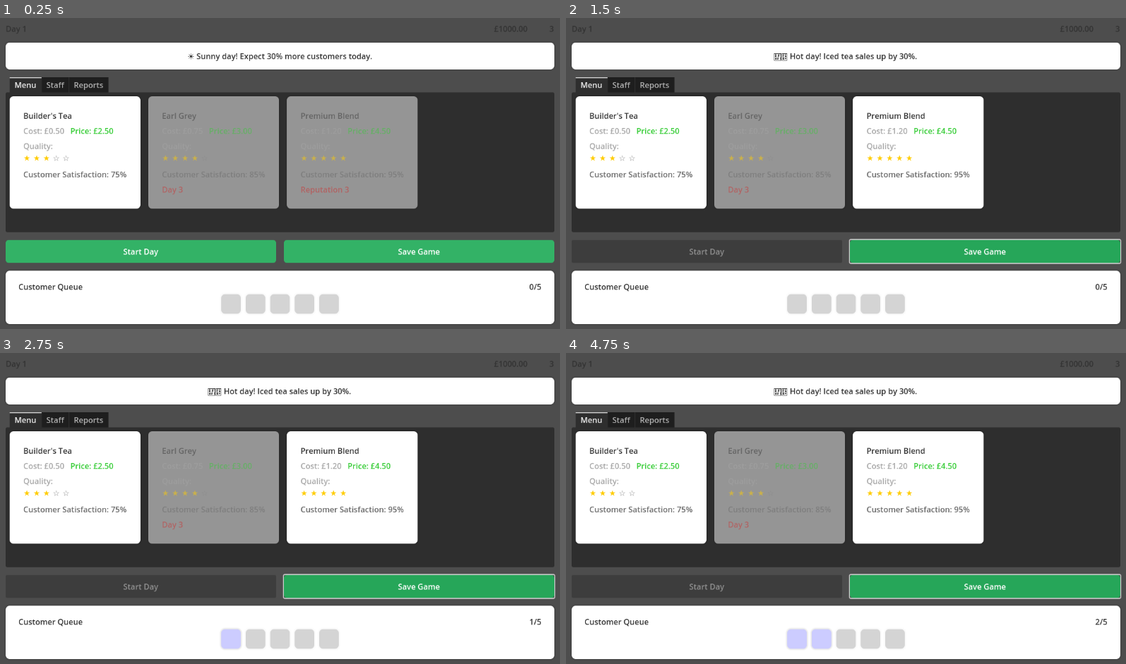
Above: before the commit, frames 1-4 (two rows, left to right).
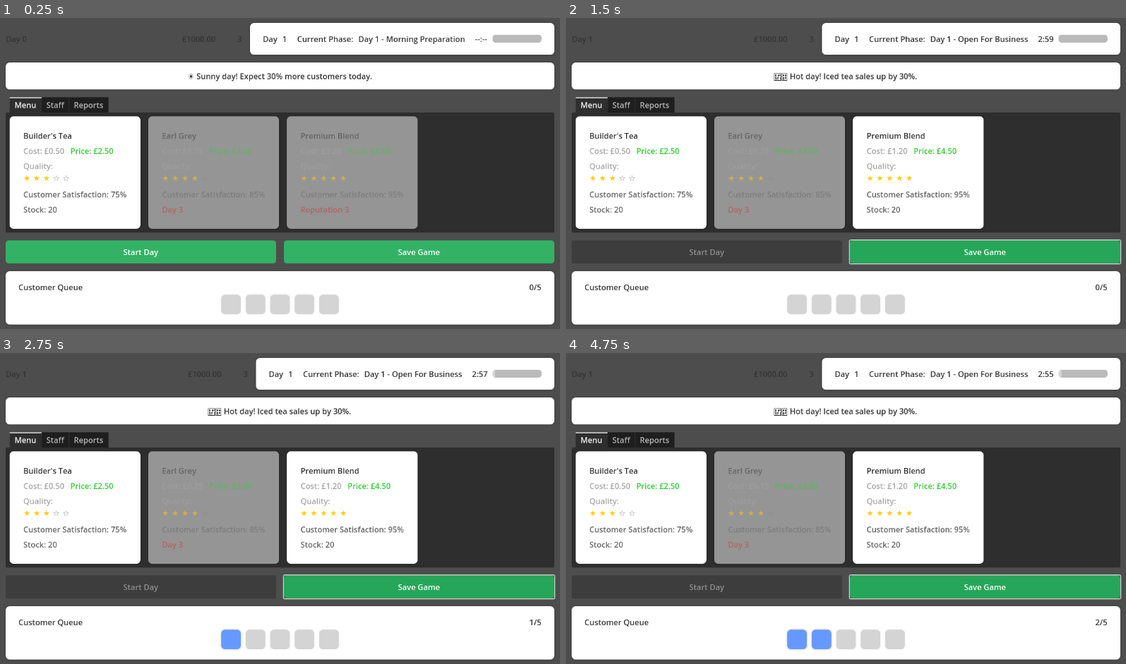
Above: after the commit, the same moments.

Repository: PhilWilky/game_TeaTycoon
Game: Godot game, scene res://scenes/TeaShop.tscn
The game is run twice, just before and just after one commit, with the same random seed, the same clock (stepped at 60 frames per second) and the same inputs.
Inputs:
- Up to frame 1 (0.25 s): no input
- Up to frame 2 (1.5 s): click "Start Day" at 0.5 s; click "Save Game" at 1.25 s
- Up to frame 3 (2.75 s): no input
- Up to frame 4 (4.75 s): no input

The runs differ from the first frame. In frame 1, 28% of the frame differs, in the area x 1-99%, y 1-99%; in frame 2, 29%; in frame 3, 29%; in frame 4, 30%, in the area x 1-100%, y 1-99%.

Commit message:
feat: Complete UI feedback and game state visualization
- Phase Panel:
  - Add day/phase progress tracking with progress bar
  - Show remaining time during business hours
  - Display current phase (Morning/Business/Evening)
  - Fix initial day numbering

- Money & Reputation:
  - Real-time money updates with currency formatting
  - Reputation level display and updates
  - Visual feedback on changes

- Customer Queue:
  - Implement live queue visualization
  - Add customer slot animations
  - Show current/max queue count
  - Clear visual feedback for full queue

- Tea Cards:
  - Add real-time stock level updates
  - Implement unlocking mechanics
  - Show quality stars and satisfaction
  - Proper locked/unlocked state visuals

Technical:
- Fix GamePhase enum usage
- Improve phase transition logic
- Add proper signal connections
- Fix display text formatting
- Add proper cleanup on phase changes

Diff:
--- a/scripts/events.gd
+++ b/scripts/events.gd
@@ -29,7 +29,6 @@
 signal preparation_phase_completed
 signal show_notification(title: String, message: String, type: String)
 signal stats_updated(stats_data: Dictionary)
-
 # Weather signals
 signal weather_changed(new_weather: String, modifiers: Dictionary)
 
--- a/scripts/game_state.gd
+++ b/scripts/game_state.gd
@@ -24,7 +24,7 @@
 		return
 
 	is_initialized = true
-	current_day = 1
+	current_day = 0
 	money = 1000.0
 	reputation = 3
 	current_weather = "sunny"
--- a/scripts/tea_card.gd
+++ b/scripts/tea_card.gd
@@ -44,3 +44,20 @@
 
 	# Update visual state
 	modulate = Color(1, 1, 1, 1.0 if tea_data.unlocked else 0.5)
+
+	# Clean up any existing stock labels by their name
+	var existing_labels = []
+	for child in $MarginContainer/VBoxContainer.get_children():
+		if child.name.begins_with("StockLabel"):
+			existing_labels.append(child)
+
+	for label in existing_labels:
+		label.queue_free()
+
+	# Add new stock display
+	if tea_data.has("current_stock"):
+		var stock_label = Label.new()
+		stock_label.name = "StockLabel_" + str(tea_data.current_stock)  # Unique name
+		stock_label.text = "Stock: %d" % tea_data.current_stock
+		stock_label.add_theme_color_override("font_color", Color(0.4, 0.4, 0.4, 1))
+		$MarginContainer/VBoxContainer.add_child(stock_label)
--- a/scripts/tea_shop.gd
+++ b/scripts/tea_shop.gd
@@ -8,6 +8,8 @@
 @onready var save_button = $MarginContainer/MainLayout/ActionButtons/SaveButton
 @onready var money_label = $MarginContainer/MainLayout/TopBar/MoneyContainer/MoneyLabel
 @onready var reputation_label = $MarginContainer/MainLayout/TopBar/ReputationContainer/ReputationLabel
+@onready var phase_panel_scene = preload("res://scenes/phase_panel.tscn")
+@onready var phase_panel = null
 
 # Systems
 var inventory_system: InventorySystem
@@ -18,6 +20,14 @@
 const DAY_DURATION = 180.0  # 3 minutes in seconds
 const MIN_CUSTOMERS_PER_DAY = 15
 const MAX_CUSTOMERS_PER_DAY = 30
+const PhasePanel = preload("res://scenes/phase_panel.tscn")
+
+# Game Phases
+enum GamePhase {
+	MORNING_PREP,
+	DAY_OPERATION,
+	EVENING_REVIEW
+}
 
 # Weather modifiers
 const WEATHER_MODIFIERS = {
@@ -80,6 +90,7 @@
 	_connect_signals()
 
 	# Initial setup
+	_setup_phase_panel()
 	_setup_initial_tea_cards()
 	_setup_customer_queue()
 	_update_weather_display()
@@ -88,6 +99,15 @@
 	# Initialize stats
 	daily_stats = _init_daily_stats()
 
+func _setup_phase_panel() -> void:
+	phase_panel = phase_panel_scene.instantiate()
+	# Add it right after the DayContainer in the TopBar
+	var top_bar = $MarginContainer/MainLayout/TopBar
+	top_bar.add_child(phase_panel)
+	# Start at day 1
+	phase_panel.set_day(1)  # Changed from GameState.current_day
+	phase_panel.set_phase(GamePhase.MORNING_PREP)
+
 func _init_systems() -> void:
 	inventory_system = InventorySystem.new()
 	customer_demand = CustomerDemand.new()
@@ -98,10 +118,21 @@
 		GameState.initialize()
 
 func _connect_signals() -> void:
+	# Existing connections
 	if start_day_button:
 		start_day_button.pressed.connect(_on_start_day)
 	if save_button:
 		save_button.pressed.connect(_on_save_game)
+
+	# Add these connections
+	GameState.money_changed.connect(_on_money_changed)
+	GameState.reputation_changed.connect(_on_reputation_changed)
+	Events.tea_unlocked.connect(_on_tea_unlocked)
+
+	# Connect to inventory system
+	if inventory_system:
+		inventory_system.stock_changed.connect(_on_stock_changed)
+		inventory_system.stock_depleted.connect(_on_stock_depleted)
 
 	# Connect to Events autoload
 	Events.customer_entered.connect(_on_customer_entered)
@@ -308,10 +339,13 @@
 	if customer_queue_instance:
 		customer_queue_instance.clear_queue()
 
-
 func _on_start_day() -> void:
 	if is_day_running:
 		return
+
+	# Update game state
+	GameState.current_day += 1
+	GameState.update_weather()
 
 	is_day_running = true
 	day_timer = 0.0
@@ -322,17 +356,19 @@
 	inventory_system.reset_daily_costs()
 	daily_stats = _init_daily_stats()
 
-	# Update game state
-	GameState.current_day += 1
-	GameState.update_weather()
-
 	# Update UI
 	_update_weather_display()
+	_update_ui()
+
+	# Set phase to DAY_OPERATION
+	phase_panel.set_phase(GamePhase.DAY_OPERATION)
+
 	if start_day_button:
 		start_day_button.disabled = true
 
 	# Check for unlocks
 	_check_unlocks()
+
 
 func _check_unlocks() -> void:
 	if GameState.current_day >= 3:  # Unlock Earl Grey
@@ -387,6 +423,11 @@
 	if reputation_label:
 		reputation_label.text = str(GameState.reputation)
 
+			# Add day label update
+	var day_label = $MarginContainer/MainLayout/TopBar/DayContainer/DayLabel
+	if day_label:
+		day_label.text = "Day %d" % GameState.current_day
+
 func _on_save_game() -> void:
 	print("Save game functionality to be implemented")
 
@@ -404,14 +445,30 @@
 	print("Customer missed, reason: ", reason)
 
 func _on_stock_changed(tea_name: String, amount: int) -> void:
-	print("Stock changed for %s: %d" % [tea_name, amount])
+	# Update the tea card display
+	if tea_grid:
+		for tea_card in tea_grid.get_children():
+			if tea_card.tea_data.name == tea_name:
+				var updated_data = tea_card.tea_data.duplicate()
+				updated_data["current_stock"] = amount
+				tea_card.setup(updated_data)
 
 func _on_stock_depleted(tea_name: String) -> void:
 	print("WARNING: %s stock depleted!" % tea_name)
 
 func _on_money_changed(new_amount: float) -> void:
-	_update_ui()
+	if money_label:
+		money_label.text = "£%.2f" % new_amount
 
 func _on_reputation_changed(new_value: int) -> void:
 	_update_ui()
 	_check_unlocks()
+
+func _on_tea_unlocked(tea_name: String) -> void:
+	print("Tea unlocked: ", tea_name)
+	# Refresh the tea card display
+	for tea_card in tea_grid.get_children():
+		if tea_card.tea_data.name == tea_name:
+			var updated_data = tea_card.tea_data.duplicate()
+			updated_data.unlocked = true
+			tea_card.setup(updated_data)
--- a/scripts/ui/customer_queue.gd
+++ b/scripts/ui/customer_queue.gd
@@ -1,10 +1,12 @@
-# customer_queue.gd
 extends PanelContainer
 
 @onready var queue_display = $MarginContainer/VBoxContainer/QueueDisplay
 @onready var queue_count = $MarginContainer/VBoxContainer/Header/QueueCount
 
 const MAX_QUEUE_SIZE = 5
+const EMPTY_COLOR = Color(0.5, 0.5, 0.5, 0.3)  # Light gray, mostly transparent
+const OCCUPIED_COLOR = Color(0.4, 0.6, 1.0, 1.0)  # Bright blue, fully opaque
+
 var current_queue = []
 var empty_slots = []
 
@@ -24,7 +26,7 @@
 		var slot = PanelContainer.new()
 		slot.custom_minimum_size = Vector2(40, 40)
 		slot.add_theme_stylebox_override("panel", get_theme_stylebox("panel"))
-		slot.modulate = Color(0.5, 0.5, 0.5, 0.3)  # Make empty slots semi-transparent
+		slot.modulate = EMPTY_COLOR  # Start with empty color
 		queue_display.add_child(slot)
 		empty_slots.append(slot)
 
@@ -39,9 +41,10 @@
 
 		if empty_slots[i].modulate.a < 1.0:  # Check if slot is empty
 			var customer_slot = empty_slots[i]
-			customer_slot.modulate = Color(0.8, 0.8, 1.0, 1.0)  # Make slot visible
+			customer_slot.modulate = OCCUPIED_COLOR  # Make slot bright blue
 			current_queue.append(customer_slot)
 			update_display()
+			print("Customer added to slot: ", i)
 			return true
 
 	return false
@@ -49,17 +52,19 @@
 func remove_customer() -> void:
 	if current_queue.size() > 0:
 		var customer_slot = current_queue.pop_front()
-		customer_slot.modulate = Color(0.5, 0.5, 0.5, 0.3)  # Make slot empty again
+		customer_slot.modulate = EMPTY_COLOR  # Make slot gray and transparent
 		update_display()
+		print("Customer removed, queue size: ", current_queue.size())
 
 func update_display() -> void:
 	queue_count.text = "%d/%d" % [current_queue.size(), MAX_QUEUE_SIZE]
 
 func clear_queue() -> void:
 	for slot in empty_slots:
-		slot.modulate = Color(0.5, 0.5, 0.5, 0.3)
+		slot.modulate = EMPTY_COLOR
 	current_queue.clear()
 	update_display()
+	print("Queue cleared")
 
 func get_queue_size() -> int:
 	return current_queue.size()
--- a/scripts/ui/phase_panel.gd
+++ b/scripts/ui/phase_panel.gd
@@ -1,4 +1,3 @@
-# res://scripts/ui/phase_panel.gd
 extends PanelContainer
 
 @onready var day_number = $MarginContainer/HBoxContainer/DayInfo/DayNumber
@@ -6,29 +5,85 @@
 @onready var time_left = $MarginContainer/HBoxContainer/TimeInfo/TimeLeft
 @onready var progress_bar = $MarginContainer/HBoxContainer/TimeInfo/ProgressBar
 
-var current_phase = "Morning Preparation"
+enum GamePhase {
+	MORNING_PREP,
+	DAY_OPERATION,
+	EVENING_REVIEW
+}
+
+var current_phase = GamePhase.MORNING_PREP
 var phase_time = 180.0  # 3 minutes per phase
 var time_elapsed = 0.0
 
 func _ready():
+	Events.day_started.connect(_on_day_started)
+	Events.day_ended.connect(_on_day_ended)
 	update_display()
 
-func set_day(number: int):
-	day_number.text = str(number)
-
-func set_phase(phase: String):
-	current_phase = phase
-	phase_name.text = phase
-	time_elapsed = 0.0
-	progress_bar.value = 0
-
 func _process(delta):
-	if current_phase != "Evening Review":  # Don't count time during review
+	if current_phase == GamePhase.DAY_OPERATION:
 		time_elapsed = min(time_elapsed + delta, phase_time)
 		var time_remaining = phase_time - time_elapsed
 		time_left.text = "%d:%02d" % [time_remaining / 60, int(time_remaining) % 60]
 		progress_bar.value = (time_elapsed / phase_time) * 100
 
-func update_display():
-	phase_name.text = current_phase
-	progress_bar.value = (time_elapsed / phase_time) * 100
+func set_day(number: int):
+	day_number.text = str(number)
+	update_display()  # Make sure UI updates when day changes
+
+func set_phase(new_phase: GamePhase):
+	current_phase = new_phase
+
+	match current_phase:
+		GamePhase.MORNING_PREP:
+			phase_name.text = "Morning Preparation"
+			time_left.text = "--:--"
+			progress_bar.value = 0
+		GamePhase.DAY_OPERATION:
+			phase_name.text = "Open For Business"
+			time_elapsed = 0.0
+			progress_bar.value = 0
+		GamePhase.EVENING_REVIEW:
+			phase_name.text = "Evening Review"
+			time_left.text = "--:--"
+			progress_bar.value = 100
+
+	update_display()
+
+func _on_day_started(day: int):
+	set_day(day)
+	set_phase(GamePhase.DAY_OPERATION)
+	time_elapsed = 0.0
+
+func _on_day_ended(_day: int, _stats: Dictionary):
+	set_phase(GamePhase.EVENING_REVIEW)
+
+# In phase_panel.gd
+func update_display() -> void:
+	var phase_text: String
+	match current_phase:
+		GamePhase.MORNING_PREP:
+			phase_text = "Morning Preparation"
+		GamePhase.DAY_OPERATION:
+			phase_text = "Open For Business"
+		GamePhase.EVENING_REVIEW:
+			phase_text = "Evening Review"
+		_:
+			phase_text = "Unknown"
+
+	# Simpler display format
+	phase_name.text = "Day %s - %s" % [day_number.text, phase_text]
+
+	# Update progress bar based on phase
+	match current_phase:
+		GamePhase.MORNING_PREP:
+			time_left.text = "--:--"
+			progress_bar.value = 0
+		GamePhase.DAY_OPERATION:
+			if time_elapsed < phase_time:
+				var time_remaining = phase_time - time_elapsed
+				time_left.text = "%d:%02d" % [time_remaining / 60, int(time_remaining) % 60]
+				progress_bar.value = (time_elapsed / phase_time) * 100
+		GamePhase.EVENING_REVIEW:
+			time_left.text = "--:--"
+			progress_bar.value = 100
Not shown, added: scenes/Tea101D.tmp
Not shown, added: scenes/Tea1CDA.tmp
Not shown, added: scenes/Tea8103.tmp
Not shown, added: scenes/Tea8DA0.tmp
Not shown, added: scenes/TeaA247.tmp
Not shown, added: scenes/TeaA5B7.tmp
Not shown, added: scenes/TeaD7C4.tmp
Not shown, added: scenes/TeaFFAD.tmp
